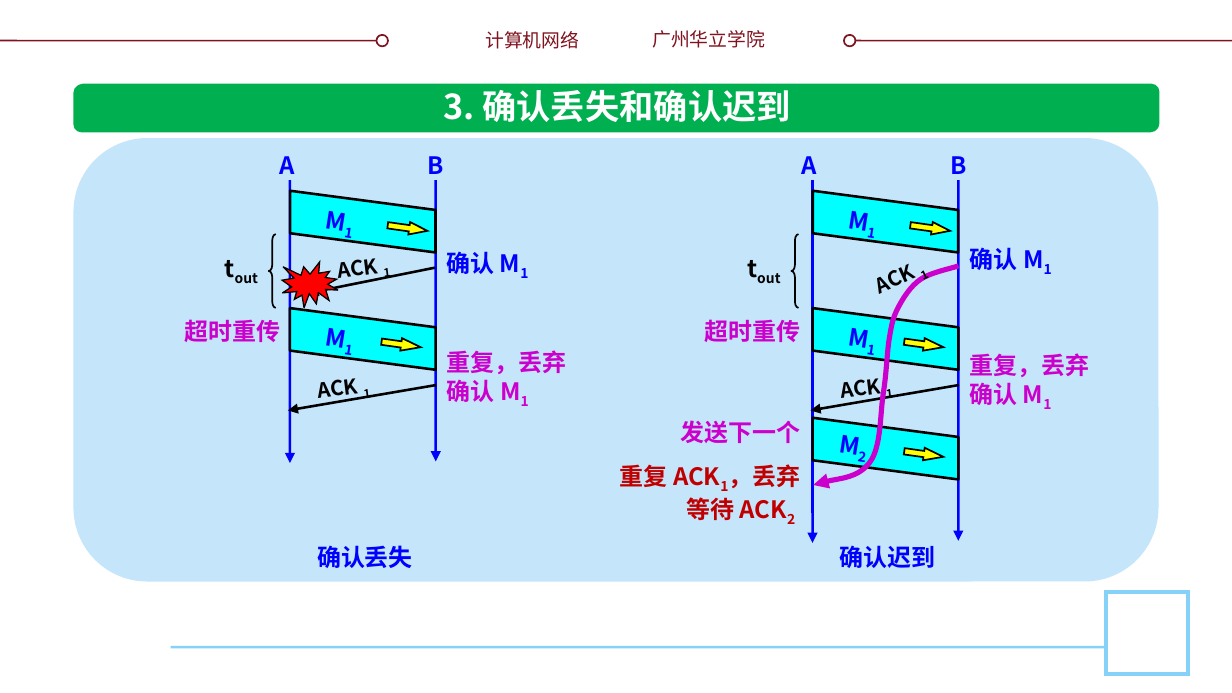
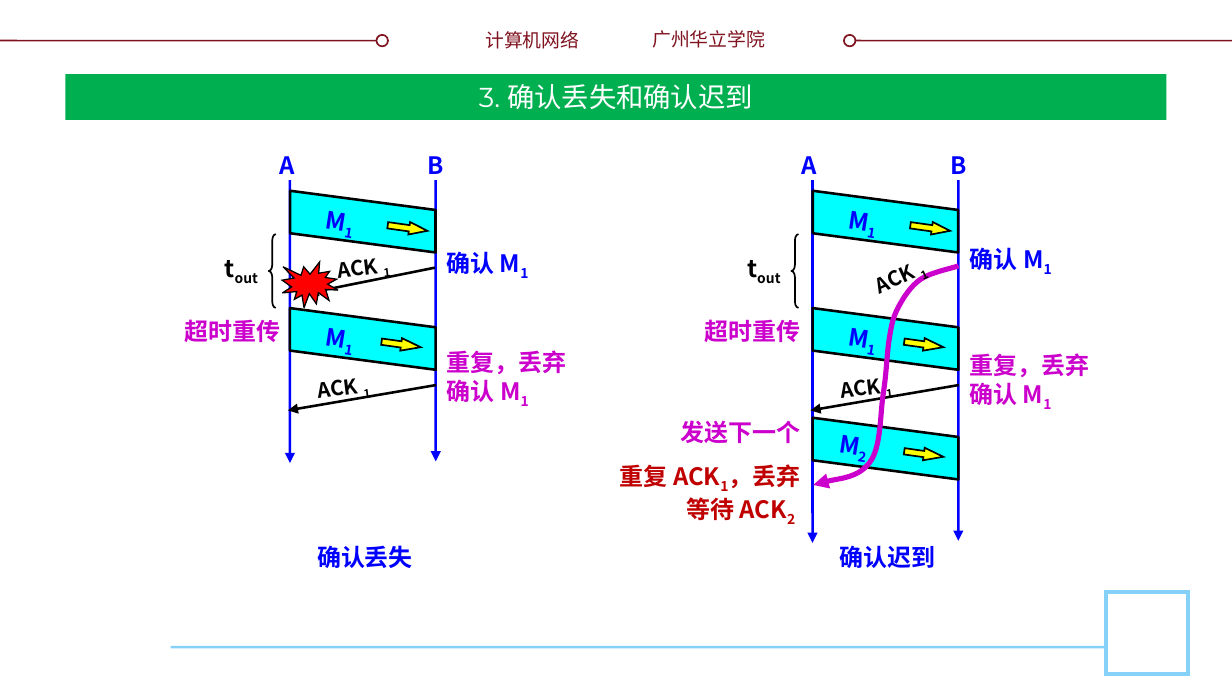
Before and after one commit to glplaman/glplaman.github.io, a slide deck: slide 56 of network/ppt/chap5.pptx (slide 55 before the commit). Drawn at 1232x693 pixels with LibreOffice and Linux fonts; fonts in the diff are those of the drawing; background and template pictures are left out. Boxes give left, top, right and bottom in pixels: in the first picture for what was removed or moved away, otherwise in the second. Text is boxed around its words. In the diff, an @@ line names an element or a change of style, - is before the commit and + after.

```diff
--- a/network/ppt/chap5.pptx
+++ b/network/ppt/chap5.pptx
@@ title "3. 确认丢失和确认迟到": place and size @@
-title "3. 确认丢失和确认迟到" at bbox=[429, 79, 806, 133]
+title "3. 确认丢失和确认迟到" at bbox=[65, 74, 1167, 120]
@@ title "3. 确认丢失和确认迟到" at bbox=[65, 74, 1167, 120]: size 20 to 16 pt, font Noto Sans CJK SC to Montserrat, bold off; vertical alignment top to middle; fill none to #00B050 @@
@@ rounded rectangle removed at bbox=[74, 85, 1159, 133] @@
@@ rounded rectangle removed at bbox=[75, 84, 1159, 132] @@
@@ text removed at bbox=[441, 90, 789, 122] @@
-3. 确认丢失和确认迟到
@@ rounded rectangle removed at bbox=[74, 138, 1159, 582] @@
```
Also in this commit, not shown: 43 other slides changed, 1 slide added, 9 other files.
